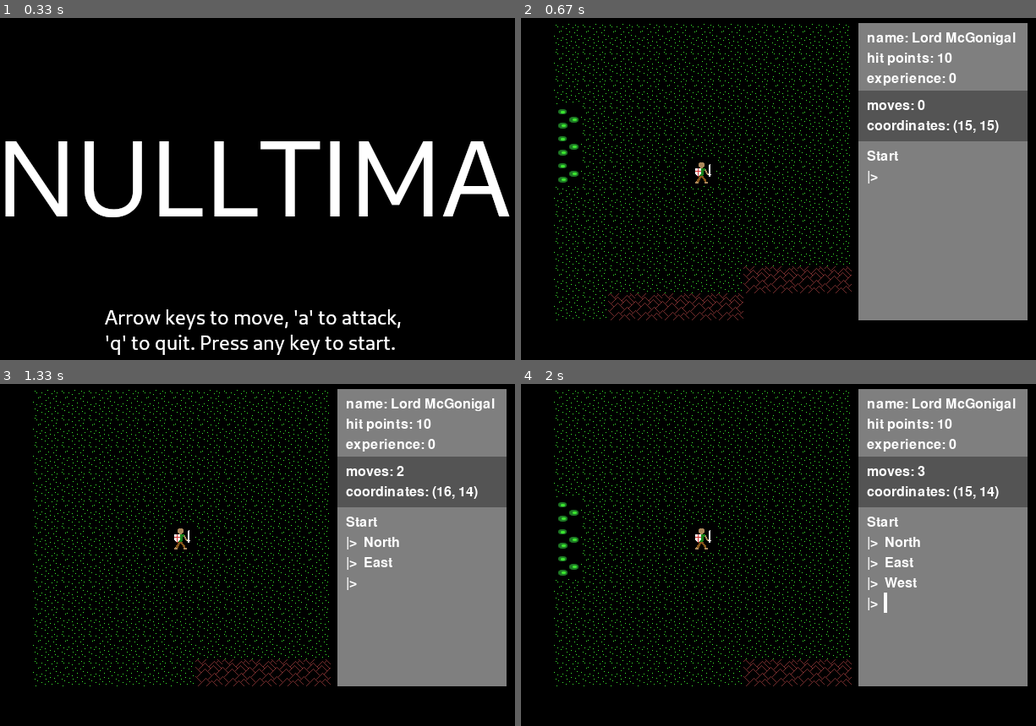
Above: before the commit, frames 1-4 (two rows, left to right).
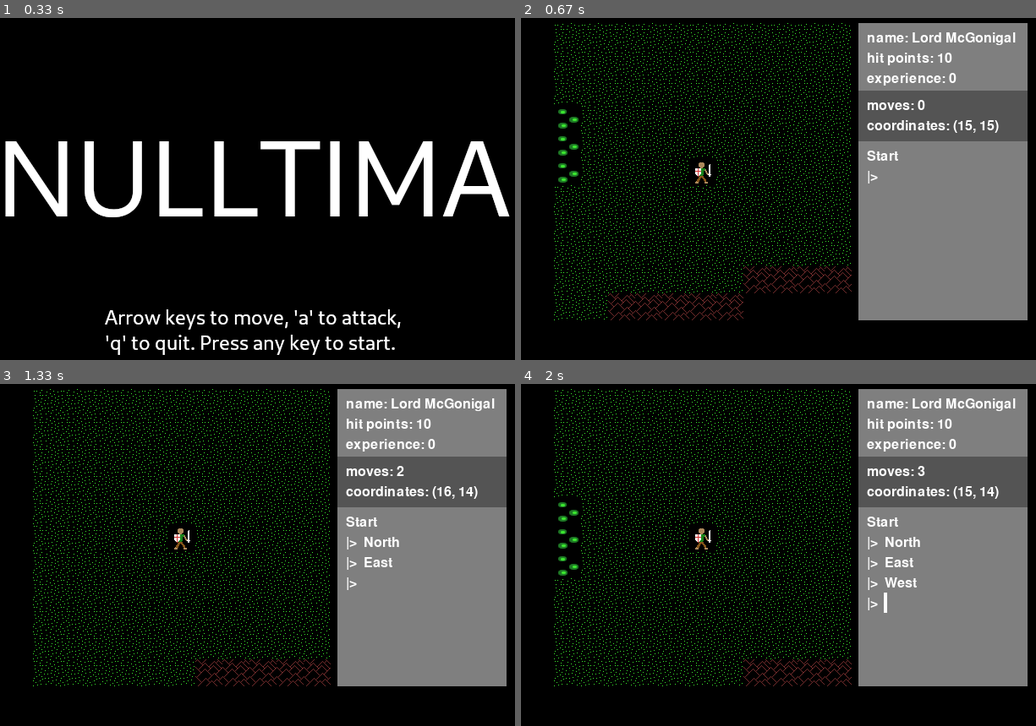
Above: after the commit, the same moments.

Repository: josh-reynolds/Python
Game: pygame game, started from pygame/nulltima/demo.py
Two runs of this game, one before a commit and one after it. Both use one fixed random seed, a clock stepped at 60 frames per second and the inputs below.
Inputs:
- Up to frame 1 (0.33 s): no input
- Up to frame 2 (0.67 s): hold Right from 0.33 s (still down)
- Up to frame 3 (1.33 s): release Right at 0.8 s; hold Up 0.83-1.13 s; hold Right from 1.17 s (still down)
- Up to frame 4 (2 s): release Right at 1.63 s; hold Left from 1.67 s (still down)

Frame 1 is identical in both runs. In frame 2, 4.0% of the frame differs, in the area x 6-65%, y 1-89%; in frame 3, 4.4%; in frame 4, 4.3%.

Commit message:
Creating smart tile set - still need to sort out correct viewing implementation

Diff:
--- a/pygame/nulltima/large_world.txt
+++ b/pygame/nulltima/large_world.txt
@@ -22,15 +22,15 @@
 7 1 1 1 1 1 1 1 1 1 1 1 1 1 1 1 1 1 1 1 1 1 1 1 1 1 1 1 1 1 1 1 1 1 1 1 1 1 1 7
 7 1 1 1 1 1 1 1 1 1 1 1 1 1 1 1 1 1 1 1 1 1 1 1 1 1 1 1 1 1 1 1 1 1 1 1 1 1 1 7
 7 1 1 1 1 1 1 1 1 1 1 1 1 1 1 1 4 1 1 1 1 1 1 1 1 1 1 1 1 1 1 1 1 1 1 1 1 1 1 7
-7 1 1 1 1 1 1 1 1 1 1 1 1 1 4 4 4 4 4 4 1 1 1 1 1 1 1 1 1 1 1 1 1 1 1 1 1 1 1 7
-7 1 1 1 1 1 1 1 1 1 1 1 1 1 4 4 4 4 4 4 1 1 1 1 1 1 1 1 1 1 1 1 1 1 1 1 1 1 1 7
-7 1 1 1 1 1 1 1 1 1 1 1 1 1 1 1 4 4 1 1 1 1 1 1 1 1 1 1 1 1 1 1 1 1 1 1 1 1 1 7
-7 1 1 1 1 1 1 1 1 1 1 1 1 1 1 1 4 1 1 1 1 1 1 1 1 1 1 1 1 1 1 1 1 1 1 1 1 1 1 7
-7 1 1 1 1 1 1 1 1 1 1 1 1 1 1 1 1 1 1 1 1 1 1 1 1 1 1 1 1 1 1 1 1 1 1 1 1 1 1 7
-7 1 1 1 1 1 1 1 1 1 1 1 1 1 1 1 1 1 1 1 1 1 1 1 1 1 1 1 1 1 1 1 1 1 1 1 1 1 1 7
+7 1 1 1 1 1 1 1 1 1 1 1 1 1 4 4 4 4 4 4 1 1 1 1 10 10 10 1 1 1 1 1 1 1 1 1 1 1 1 7
+7 1 1 1 1 1 1 1 1 1 1 1 1 1 4 4 4 4 4 4 1 1 1 1 10 1 1 1 1 1 1 1 1 1 1 1 1 1 1 7
+7 1 1 1 1 1 1 1 1 1 1 1 1 1 1 1 4 4 1 1 1 1 1 1 10 1 1 1 1 1 1 1 1 1 1 1 1 1 1 7
+7 1 1 1 1 1 1 1 1 1 1 1 1 1 1 1 4 1 1 1 1 1 1 10 10 10 10 10 1 1 1 1 1 1 1 1 1 1 1 7
+7 1 1 1 1 1 1 1 1 1 1 1 1 1 1 1 1 1 1 1 1 1 1 1 1 10 1 1 1 1 1 1 1 1 1 1 1 1 1 7
+7 1 1 1 1 1 1 1 1 1 1 1 1 1 1 1 1 1 1 1 1 1 1 1 1 10 1 1 1 1 1 1 1 1 1 1 1 1 1 7
 7 1 1 1 1 1 2 2 1 1 1 1 1 8 1 1 1 1 1 1 1 1 1 1 1 1 1 1 1 1 1 1 1 1 1 1 1 1 1 7
 7 1 1 1 1 1 1 1 1 1 1 1 8 8 1 1 1 1 1 1 1 1 1 1 1 1 1 1 1 1 1 1 1 1 1 1 1 1 1 7
-7 1 1 1 1 1 1 1 1 1 1 1 1 1 1 1 1 1 1 1 1 6 6 1 1 1 1 1 1 1 1 8 1 1 1 1 1 1 1 7
+7 1 1 1 1 1 1 1 1 1 1 1 1 1 1 1 1 1 1 1 1 6 6 1 1 1 1 10 1 1 1 8 1 1 1 1 1 1 1 7
 7 1 1 1 1 2 2 2 1 1 1 1 1 1 1 1 1 1 1 1 6 6 6 6 1 1 1 1 1 1 1 8 1 1 1 1 1 1 1 7
 7 1 1 1 1 2 2 2 1 1 1 1 1 1 1 1 1 1 1 1 6 6 6 1 1 1 1 1 1 1 1 8 1 1 1 1 1 1 1 7
 7 1 1 1 1 1 1 1 1 1 1 1 1 1 1 1 1 1 1 1 1 6 1 1 1 1 1 1 1 1 1 8 8 8 8 1 1 1 1 7
--- a/pygame/nulltima/world.py
+++ b/pygame/nulltima/world.py
@@ -1,28 +1,30 @@
 import unittest
 import pygame
 
-# terrain fields: name, passable?, opaque?, image
-terrains = {0:("Occluded", False, False, "tile_0.png"),
-            1:("Plains", True, False, "tile_1.png"),
-            2:("Light Forest", True, False, "tile_2.png"),
-            3:("Deep Forest", True, True, "tile_3.png"),
-            4:("Water", False, False, ["tile_4_1.png", "tile_4_2.png"]),
-            5:("Desert", True, False, "tile_5.png"),
-            6:("Swamp", True, False, "tile_6.png"),
-            7:("Hills", True, False, "tile_7.png"),
-            8:("Mountains", False, True, "tile_8.png"),
-            9:("Out of Bounds", False, False, "tile_9.png")}
+# terrain fields: name, passable?, opaque?, smart?, image
+terrains = {0:("Occluded", False, False, False, "tile_0.png"),
+            1:("Plains", True, False, False, "tile_1.png"),
+            2:("Brush", True, False, False, "tile_2.png"),
+            3:("Forest", True, True, False, "tile_3.png"),
+            4:("Water", False, False, False, ["tile_4_1.png", "tile_4_2.png"]),
+            5:("Desert", True, False, False, "tile_5.png"),
+            6:("Swamp", True, False, False, "tile_6.png"),
+            7:("Hills", True, False, False, "tile_7.png"),
+            8:("Mountains", False, True, False, "tile_8.png"),
+            9:("Out of Bounds", False, False, False, "tile_9.png"),
+            10:("Road", True, False, True, "road_")}
 
 class Base:        # need a better name for this one
     def __init__(self, data):
         self.name = data[0]
         self.is_passable = data[1]
         self.is_opaque = data[2]
+        self.is_smart = data[3]
 
 class Terrain(Base):
     def __init__(self, data):
         super().__init__(data)
-        self.file = data[3]
+        self.file = data[4]
         self.image = pygame.image.load('./images/' + self.file)
 
     def get_image(self):
@@ -31,7 +33,7 @@
 class AnimatedTerrain(Base):
     def __init__(self, data):
         super().__init__(data)
-        self.files = data[3]
+        self.files = data[4]
         self.images = [pygame.image.load('./images/' + x) for x in self.files]
         self.time = 0
         self.current_image = 0
@@ -46,13 +48,26 @@
     def get_image(self):
         return self.images[self.current_image]
 
+class SmartTerrain(Base):
+    def __init__(self, data):
+        super().__init__(data)
+        self.file_base = './images/' + data[4]
+        self.images = []
+        for filename in [self.file_base + f'{x:02}' + '.png' for x in range(16)]:
+            self.images.append(pygame.image.load(filename))
+
+    def get_image(self):
+        return self.images[0]
+
 class World:
     def __init__(self, contents=[]):
         self.contents = contents
         self.terrains = {}
         for index in terrains:
-            if isinstance(terrains[index][3], list):
+            if isinstance(terrains[index][4], list):
                 self.terrains[index] = AnimatedTerrain(terrains[index])
+            elif terrains[index][3]:
+                self.terrains[index] = SmartTerrain(terrains[index])
             else:
                 self.terrains[index] = Terrain(terrains[index])
 
Binary file added: pygame/nulltima/images/road_00.png
Binary file added: pygame/nulltima/images/road_01.png
Binary file added: pygame/nulltima/images/road_02.png
Binary file added: pygame/nulltima/images/road_03.png
Binary file added: pygame/nulltima/images/road_04.png
Binary file added: pygame/nulltima/images/road_05.png
Binary file added: pygame/nulltima/images/road_06.png
Binary file added: pygame/nulltima/images/road_07.png
Binary file added: pygame/nulltima/images/road_08.png
Binary file added: pygame/nulltima/images/road_09.png
Binary file added: pygame/nulltima/images/road_10.png
Binary file added: pygame/nulltima/images/road_11.png
(and 6 more such lines)
